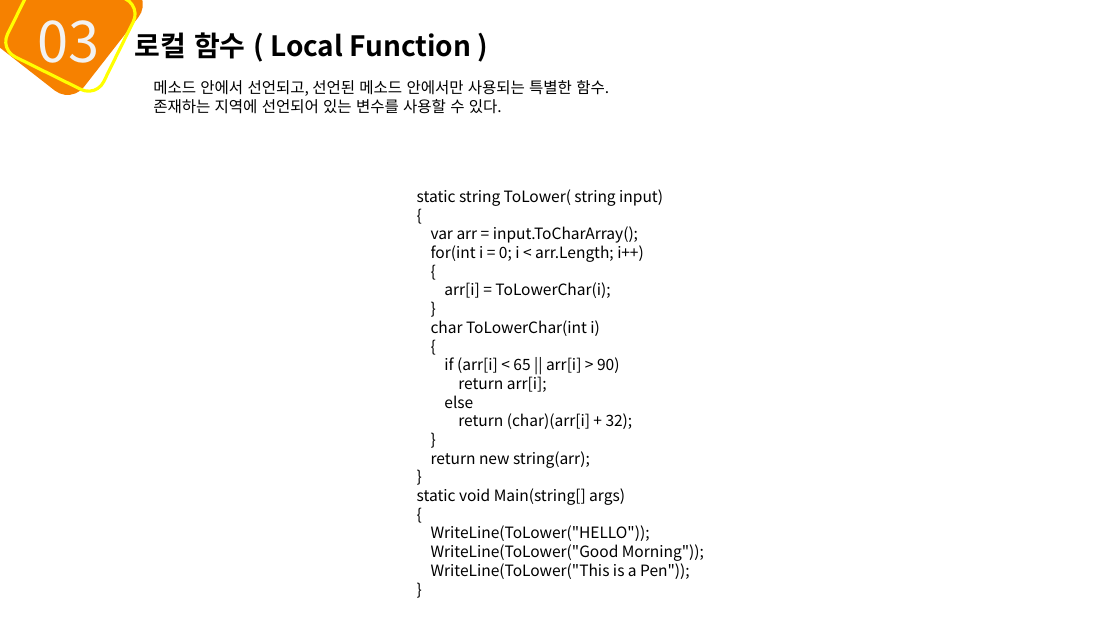
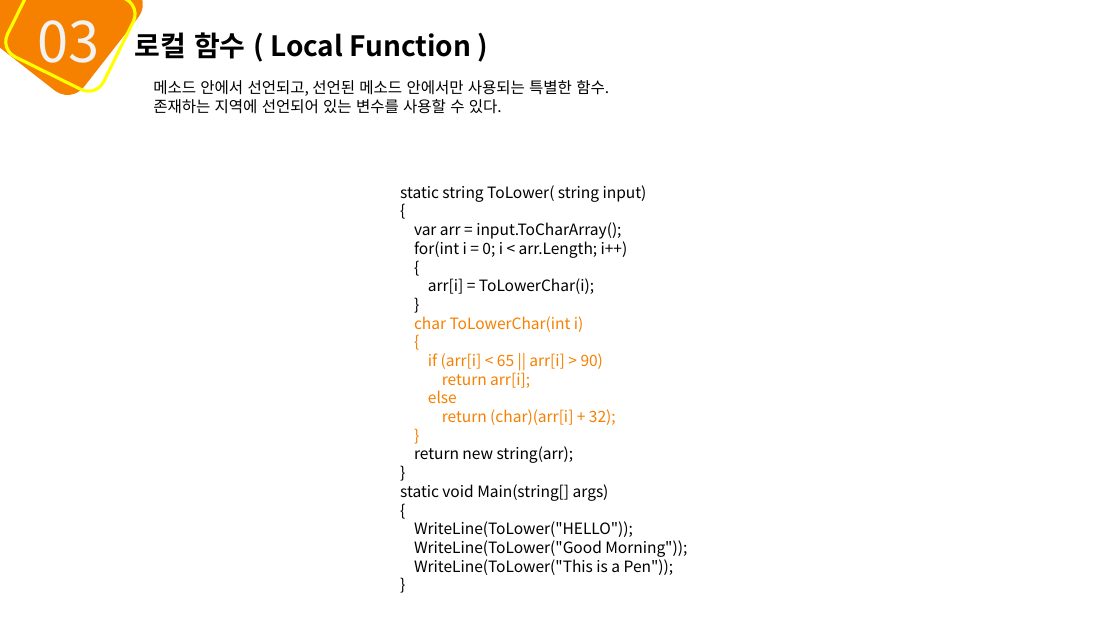
Before and after one commit to mins1119/C-, a slide deck: slide 30 of 2주차.pptx. Drawn at 1120x630 pixels with LibreOffice and Linux fonts; fonts in the diff are those of the drawing. Boxes give left, top, right and bottom in pixels: in the first picture for what was removed or moved away, otherwise in the second. Text is boxed around its words. In the diff, an @@ line names an element or a change of style, - is before the commit and + after.

```diff
--- a/2주차.pptx
+++ b/2주차.pptx
@@ text "static string ToLower( string input)" moved from (x1=417, y1=189, x2=704, y2=579) to (x1=400, y1=185, x2=687, y2=575) @@
@@ text at (x1=414, y1=316, x2=616, y2=425): text colour #000000 to #F68100 in "char ToLowerChar(int i)", "{", "if (arr[i] < 65 || arr[i] > ...", "return arr[i];" and 3 more places @@
```
Also in this commit, not shown: 24 other slides changed.
